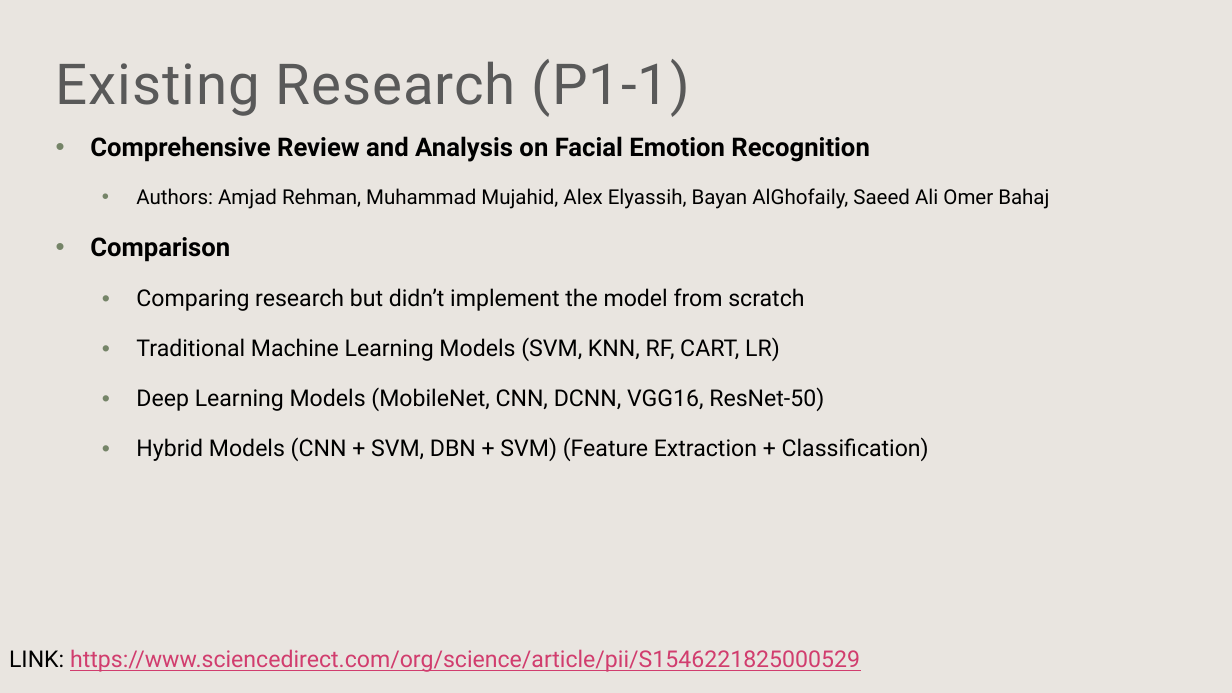
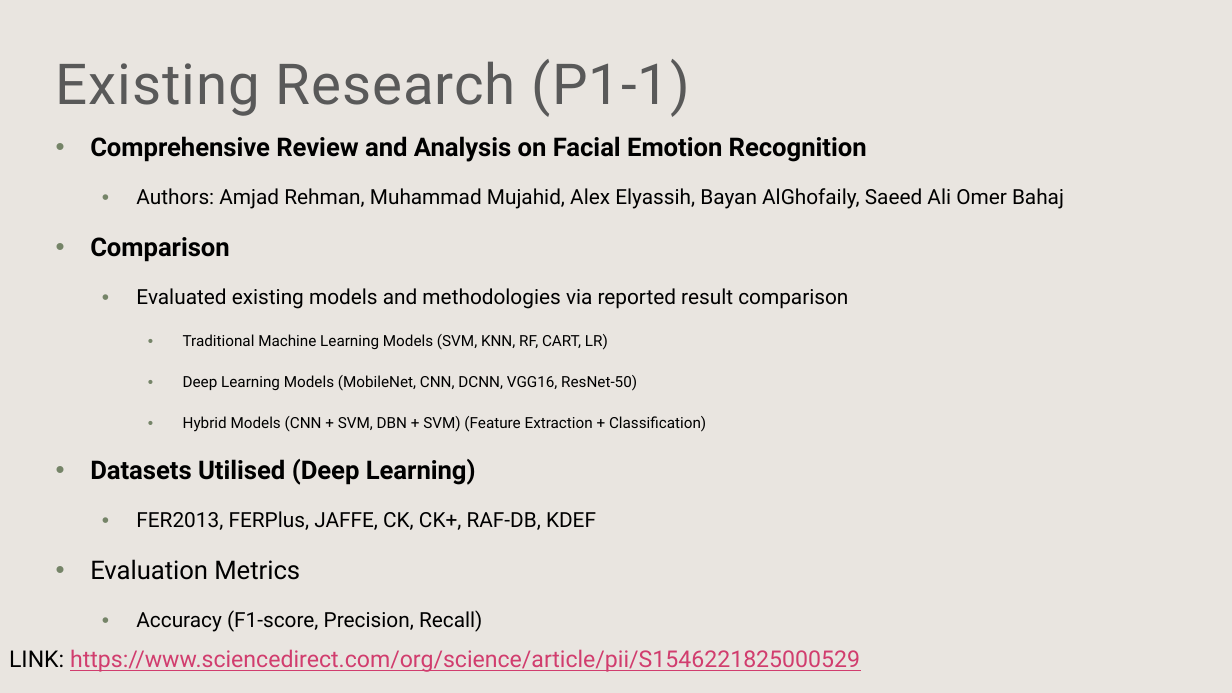
Before and after one commit to Jer0me123/Deep-Learning-For-Computer-Vision, a slide deck: slide 9 of ICS5118 - Facial Emotion Detection.pptx (slide 10 before the commit). Drawn at 1232x693 pixels with LibreOffice and Linux fonts; fonts in the diff are those of the drawing; background and template pictures are left out. Boxes give left, top, right and bottom in pixels: in the first picture for what was removed or moved away, otherwise in the second. Text is boxed around its words. In the diff, an @@ line names an element or a change of style, - is before the commit and + after.

```diff
--- a/ICS5118 - Facial Emotion Detection.pptx
+++ b/ICS5118 - Facial Emotion Detection.pptx
@@ text at bbox=[90, 136, 1064, 432]: size 20 to 19.9 pt in "Comprehensive Review and Analysis on Facial Emotion ...", "Comparison"; size 16 to 16.1 pt in "Authors: Amjad Rehman, Muhammad Mujahid, Alex Elyassih, ..."; size 18 to 11.9 pt in "Traditional Machine Learning Models (SVM, KNN, RF, ...", "Deep Learning Models (MobileNet, CNN, DCNN, VGG16, ...", "Hybrid Models (CNN + SVM, DBN + ..."; list level 3 to 4 in "Traditional Machine Learning Models (SVM, ..."; list level 3 to 4 in "Deep Learning Models (MobileNet, CNN, ..."; list level 3 to 4 in "Hybrid Models (CNN + SVM, ..." @@
@@ text at bbox=[136, 288, 848, 309]: text changed; size 18 to 16.1 pt @@
-    • Comparing research but didn’t implement the model from scratch
+    • Evaluated existing models and methodologies via reported result comparison
@@ text at bbox=[90, 459, 596, 632]: paragraphs added @@
+  • Datasets Utilised (Deep Learning)
+    • FER2013, FERPlus, JAFFE, CK, CK+, RAF-DB, KDEF
+  • Evaluation Metrics
+    • Accuracy (F1-score, Precision, Recall)
```
Also in this commit, not shown: 11 other slides changed, 2 slides added, 1 other file.
